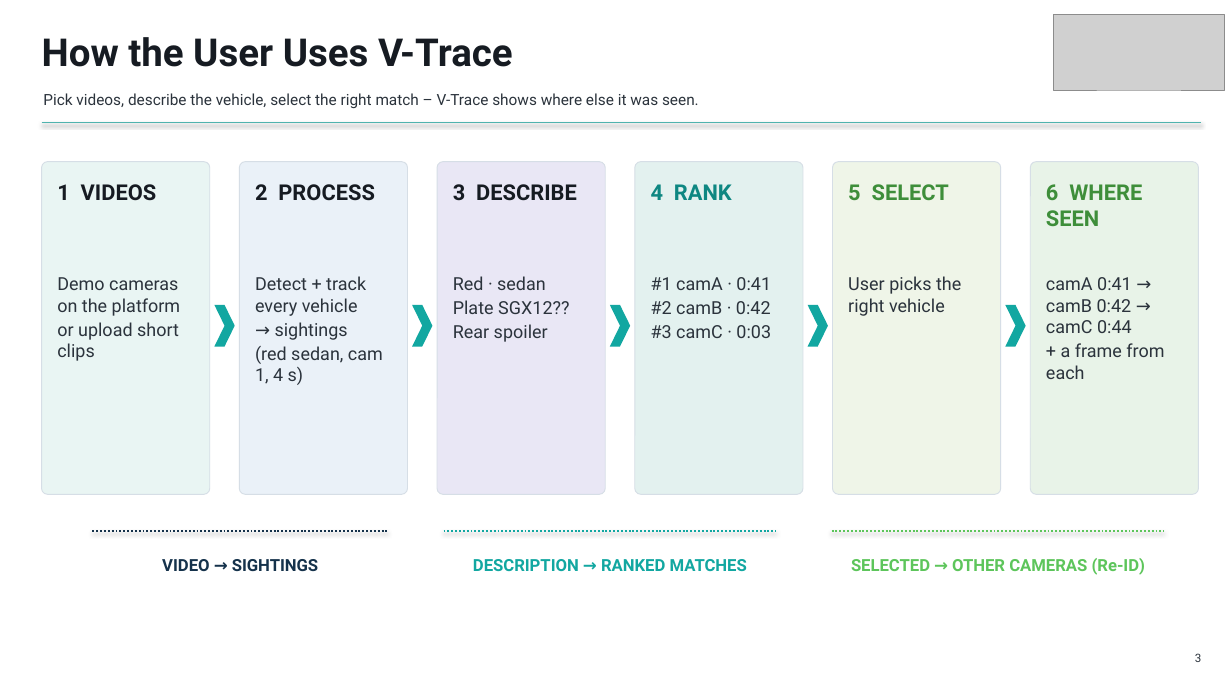
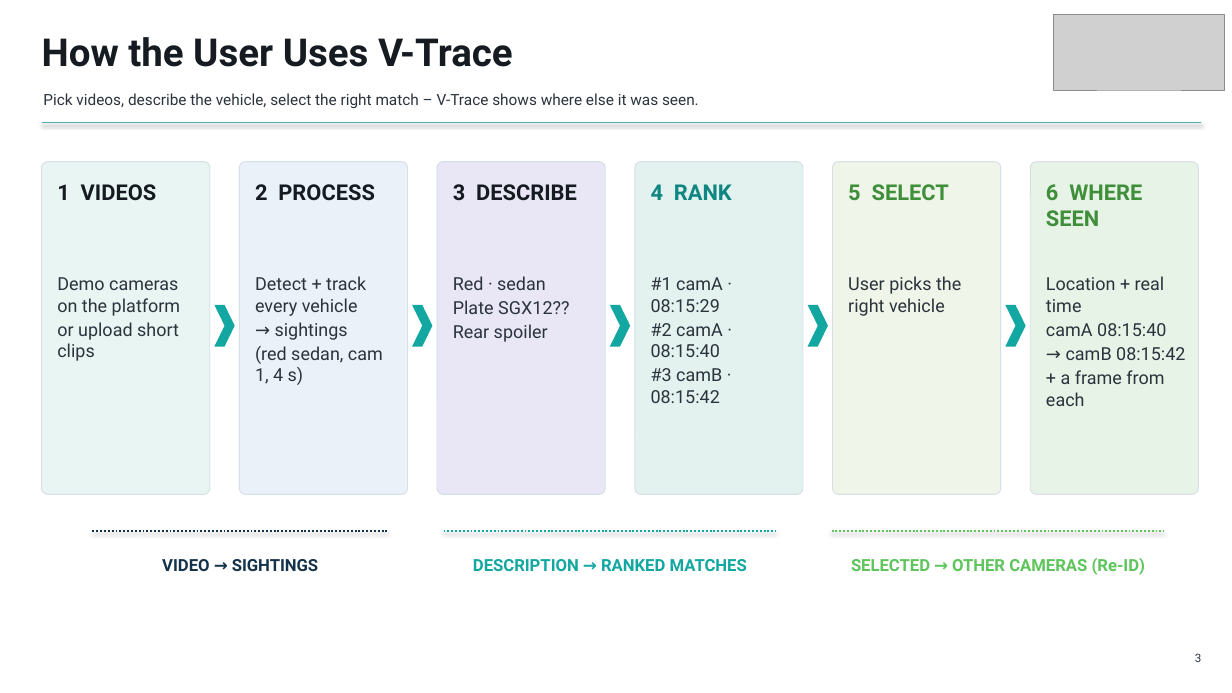
Before and after one commit to GurneetKB/V-Trace, a slide deck: slide 3 of deliverables/V-Trace_Final_Presentation.pptx. Drawn at 1232x693 pixels with LibreOffice and Linux fonts; fonts in the diff are those of the drawing; grey boxes stand for pictures. Boxes give left, top, right and bottom in pixels: in the first picture for what was removed or moved away, otherwise in the second. Text is boxed around its words. In the diff, an @@ line names an element or a change of style, - is before the commit and + after.

```diff
--- a/deliverables/V-Trace_Final_Presentation.pptx
+++ b/deliverables/V-Trace_Final_Presentation.pptx
@@ text at bbox=[651, 277, 723, 403]: text changed @@
-#1 camA · 0:41
-#2 camB · 0:42
-#3 camC · 0:03
+#1 camA · 08:15:29
+#2 camA · 08:15:40
+#3 camB · 08:15:42
@@ text at bbox=[1046, 276, 1185, 360]: text changed @@
-camA 0:41 → camB 0:42 → camC 0:44
+Location + real time
+camA 08:15:40
+→ camB 08:15:42
```
Also in this commit, not shown: 7 other slides changed, 27 other files.
